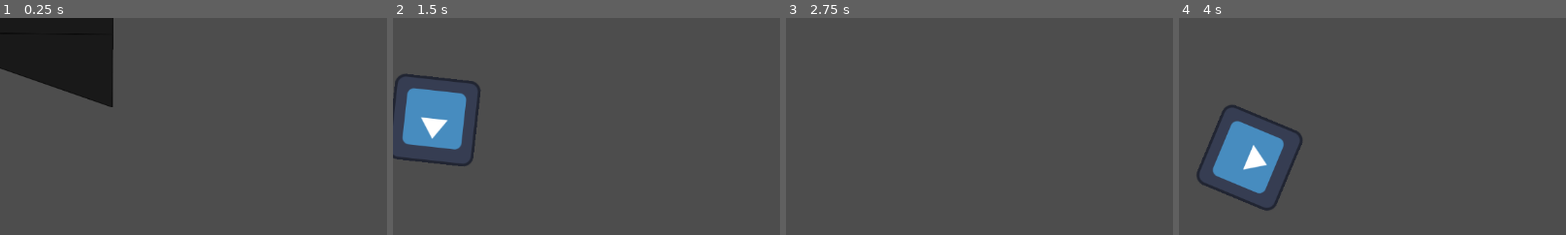
Above: before the commit, frames 1-4 (left to right).
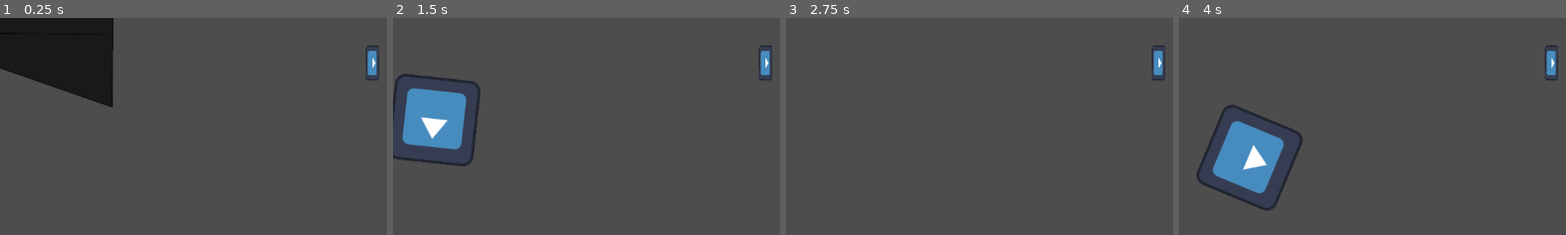
Above: after the commit, the same moments.

Repository: xx98gamer89xx/godot_melonjam_game
Game: Godot game, scene res://test.tscn
The game is run twice, just before and just after one commit, with the same random seed, the same clock (stepped at 60 frames per second) and the same inputs. The project has no main scene, so this scene is started directly. The engine's default icon, where the game draws it, is replaced by a stand-in: a white triangle on a blue panel in a dark square.
Inputs (mouse positions are % of the whole screen's width and height, from its top left):
- Up to frame 1 (0.25 s): no input
- Up to frame 2 (1.5 s): move the mouse to (72, 45) at 0.52 s; hold A (a) 0.53-1.28 s; tap D (d) at 0.8, 1.35 s; move the mouse to (30, 55) at 1.27 s
- Up to frame 3 (2.75 s): tap E (e) at 1.55, 2.1 s; move the mouse to (60, 28) at 2.02 s; hold S (s) from 2.03 s (still down)
- Up to frame 4 (4 s): move the mouse to (45, 70) at 2.77 s; release S (s) at 2.78 s; tap S (s) at 2.85 s; tap W (w) at 3.05 s; move the mouse to (80, 65) at 3.52 s; hold W (w) from 3.53 s (still down); tap A (a) at 3.8 s
The pictures show only the part of the screen within x 27-77%, y 0-50%; the shares and areas given below are measured in that part.

The runs differ from the first frame. In frame 1, 0.4% of the frame differs, in the area x 94-98%, y 12-29%; in frame 2, 0.4%; in frame 3, 0.4%; in frame 4, 0.4%.

Commit message:
No hay colisiones

Diff:
--- /dev/null
+++ b/door.tscn
@@ -0,0 +1,112 @@
+[gd_scene load_steps=8 format=3 uid="uid://dnjc12fve5ou8"]
+
+[ext_resource type="Script" uid="uid://cprn7hum03f5i" path="res://doorç.gd" id="1_v6xrn"]
+[ext_resource type="Texture2D" uid="uid://jpclvx0a180g" path="res://icon.svg" id="2_0phs7"]
+
+[sub_resource type="RectangleShape2D" id="RectangleShape2D_50cdl"]
+size = Vector2(51, 20)
+
+[sub_resource type="Animation" id="Animation_v6xrn"]
+resource_name = "opening"
+tracks/0/type = "value"
+tracks/0/imported = false
+tracks/0/enabled = true
+tracks/0/path = NodePath("CollisionShape2D:position")
+tracks/0/interp = 1
+tracks/0/loop_wrap = true
+tracks/0/keys = {
+"times": PackedFloat32Array(0, 1),
+"transitions": PackedFloat32Array(1, 1),
+"update": 0,
+"values": [Vector2(0, 0), Vector2(-50, 0)]
+}
+tracks/1/type = "value"
+tracks/1/imported = false
+tracks/1/enabled = true
+tracks/1/path = NodePath("Sprite2D:position")
+tracks/1/interp = 1
+tracks/1/loop_wrap = true
+tracks/1/keys = {
+"times": PackedFloat32Array(0, 1),
+"transitions": PackedFloat32Array(1, 1),
+"update": 0,
+"values": [Vector2(0, 0), Vector2(-50, 0)]
+}
+
+[sub_resource type="Animation" id="Animation_0phs7"]
+length = 0.001
+tracks/0/type = "value"
+tracks/0/imported = false
+tracks/0/enabled = true
+tracks/0/path = NodePath("CollisionShape2D:position")
+tracks/0/interp = 1
+tracks/0/loop_wrap = true
+tracks/0/keys = {
+"times": PackedFloat32Array(0),
+"transitions": PackedFloat32Array(1),
+"update": 0,
+"values": [Vector2(0, 0)]
+}
+tracks/1/type = "value"
+tracks/1/imported = false
+tracks/1/enabled = true
+tracks/1/path = NodePath("Sprite2D:position")
+tracks/1/interp = 1
+tracks/1/loop_wrap = true
+tracks/1/keys = {
+"times": PackedFloat32Array(0),
+"transitions": PackedFloat32Array(1),
+"update": 0,
+"values": [Vector2(0, 0)]
+}
+
+[sub_resource type="Animation" id="Animation_50cdl"]
+resource_name = "closing"
+tracks/0/type = "value"
+tracks/0/imported = false
+tracks/0/enabled = true
+tracks/0/path = NodePath("Sprite2D:position")
+tracks/0/interp = 1
+tracks/0/loop_wrap = true
+tracks/0/keys = {
+"times": PackedFloat32Array(0, 1),
+"transitions": PackedFloat32Array(1, 1),
+"update": 0,
+"values": [Vector2(-50, 0), Vector2(0, 0)]
+}
+tracks/1/type = "value"
+tracks/1/imported = false
+tracks/1/enabled = true
+tracks/1/path = NodePath("CollisionShape2D:position")
+tracks/1/interp = 1
+tracks/1/loop_wrap = true
+tracks/1/keys = {
+"times": PackedFloat32Array(0, 1),
+"transitions": PackedFloat32Array(1, 1),
+"update": 0,
+"values": [Vector2(-50, 0), Vector2(0, 0)]
+}
+
+[sub_resource type="AnimationLibrary" id="AnimationLibrary_50cdl"]
+_data = {
+&"RESET": SubResource("Animation_0phs7"),
+&"closing": SubResource("Animation_50cdl"),
+&"opening": SubResource("Animation_v6xrn")
+}
+
+[node name="door" type="Area2D" groups=["doors"]]
+script = ExtResource("1_v6xrn")
+
+[node name="Sprite2D" type="Sprite2D" parent="."]
+scale = Vector2(0.40625, 0.15625)
+texture = ExtResource("2_0phs7")
+
+[node name="CollisionShape2D" type="CollisionShape2D" parent="."]
+shape = SubResource("RectangleShape2D_50cdl")
+
+[node name="AnimationPlayer" type="AnimationPlayer" parent="."]
+libraries = {
+&"": SubResource("AnimationLibrary_50cdl")
+}
+
+[connection signal="area_entered" from="." to="." method="_on_area_entered"]
--- /dev/null
+++ b/doorç.gd
@@ -0,0 +1,21 @@
+extends Area2D
+var open
+signal door
+func _ready():
+	open = false
+	for nodo in get_tree().get_nodes_in_group("openers"):
+		print(nodo.name)
+		nodo.connect("door", Callable(self, "_door"))
+	pass
+
+
+func _process(delta):
+	pass
+func _door():
+	print("hola")
+	if open == false:
+		$AnimationPlayer.play("opening")
+		open = true
+	else:
+		$AnimationPlayer.play("closing")
+		open = false
--- a/player.gd
+++ b/player.gd
@@ -9,7 +9,9 @@
 var mask
 var can_rotate
 var nearby_item
+var last_position
 var animation
+signal door
 @onready var attack_timer = $Timer
 func _ready():
 	mask = 0
@@ -20,6 +22,8 @@
 
 func _process(delta):
 	## Local Movement Logic
+	last_position = position
+	print(last_position)
 	velocity = Vector2.ZERO
 	var W= _movement_axis()[0]
 	var Wn = _movement_axis()[1]
@@ -61,9 +65,10 @@
 		allow_movement = true
 		can_rotate = true
 
-	## Pickup mask
+
 	if Input.is_action_just_pressed("e"):
 		if nearby_item != null:
+			## Pickup mask
 			if nearby_item.is_in_group("masks"):
 				$AnimationPlayer.play("take mask")
 				animation = true
@@ -75,6 +80,11 @@
 				mask = nearby_item.mask
 				nearby_item.queue_free()
 				nearby_item = null
+			## Open Close Door
+		if nearby_item != null:
+			if nearby_item.is_in_group("doors"):
+				print("signal emited")
+				emit_signal("door")
 
 func _movement_axis():
 	var AB = Vector2(position.x + cos(rotation), position.y) - position
@@ -86,6 +96,9 @@
 
 func _on_area_entered(area: Area2D) -> void:
 	nearby_item = area
+	if area.is_in_group("doors"):
+		position -= velocity * force * 2.5
+		velocity = Vector2.ZERO
 
 
 func _on_area_exited(area: Area2D) -> void:
--- a/player.tscn
+++ b/player.tscn
@@ -5,6 +5,21 @@
 
 [sub_resource type="RectangleShape2D" id="RectangleShape2D_hqtel"]
 size = Vector2(116, 120)
+
+[sub_resource type="Animation" id="Animation_i3pqv"]
+length = 0.001
+tracks/0/type = "value"
+tracks/0/imported = false
+tracks/0/enabled = true
+tracks/0/path = NodePath("Sprite2D:rotation")
+tracks/0/interp = 1
+tracks/0/loop_wrap = true
+tracks/0/keys = {
+"times": PackedFloat32Array(0),
+"transitions": PackedFloat32Array(1),
+"update": 0,
+"values": [1.5707964]
+}
 
 [sub_resource type="Animation" id="Animation_onrkg"]
 resource_name = "take mask"
@@ -21,28 +36,13 @@
 "values": [1.5707964, 3.141592653589793, 1.5707964]
 }
 
-[sub_resource type="Animation" id="Animation_i3pqv"]
-length = 0.001
-tracks/0/type = "value"
-tracks/0/imported = false
-tracks/0/enabled = true
-tracks/0/path = NodePath("Sprite2D:rotation")
-tracks/0/interp = 1
-tracks/0/loop_wrap = true
-tracks/0/keys = {
-"times": PackedFloat32Array(0),
-"transitions": PackedFloat32Array(1),
-"update": 0,
-"values": [1.5707964]
-}
-
 [sub_resource type="AnimationLibrary" id="AnimationLibrary_hqtel"]
 _data = {
 &"RESET": SubResource("Animation_i3pqv"),
 &"take mask": SubResource("Animation_onrkg")
 }
 
-[node name="player" type="Area2D" groups=["objectives"]]
+[node name="player" type="Area2D" groups=["objectives", "openers"]]
 script = ExtResource("1_onrkg")
 
 [node name="Sprite2D" type="Sprite2D" parent="."]
--- a/project.godot
+++ b/project.godot
@@ -19,6 +19,8 @@
 items=""
 objectives=""
 masks=""
+doors=""
+openers=""
 
 [input]
 
--- a/test.tscn
+++ b/test.tscn
@@ -1,8 +1,9 @@
-[gd_scene load_steps=4 format=3 uid="uid://bojnj7e2ho4pg"]
+[gd_scene load_steps=5 format=3 uid="uid://bojnj7e2ho4pg"]
 
 [ext_resource type="PackedScene" uid="uid://xton506cwm8p" path="res://player.tscn" id="1_8uh7m"]
 [ext_resource type="PackedScene" uid="uid://ck2lhxv4hbk8u" path="res://enemy.tscn" id="2_6uqi0"]
 [ext_resource type="PackedScene" uid="uid://cqrhrkw58kpta" path="res://mask.tscn" id="3_6uqi0"]
+[ext_resource type="PackedScene" uid="uid://dnjc12fve5ou8" path="res://door.tscn" id="4_ppyta"]
 
 [node name="test" type="Node2D"]
 
@@ -13,3 +14,7 @@
 
 [node name="mask" parent="." instance=ExtResource("3_6uqi0")]
 position = Vector2(916, 326)
+
+[node name="door" parent="." instance=ExtResource("4_ppyta")]
+position = Vector2(861, 67)
+rotation = 1.5820549
Not shown, added: doorç.gd.uid
